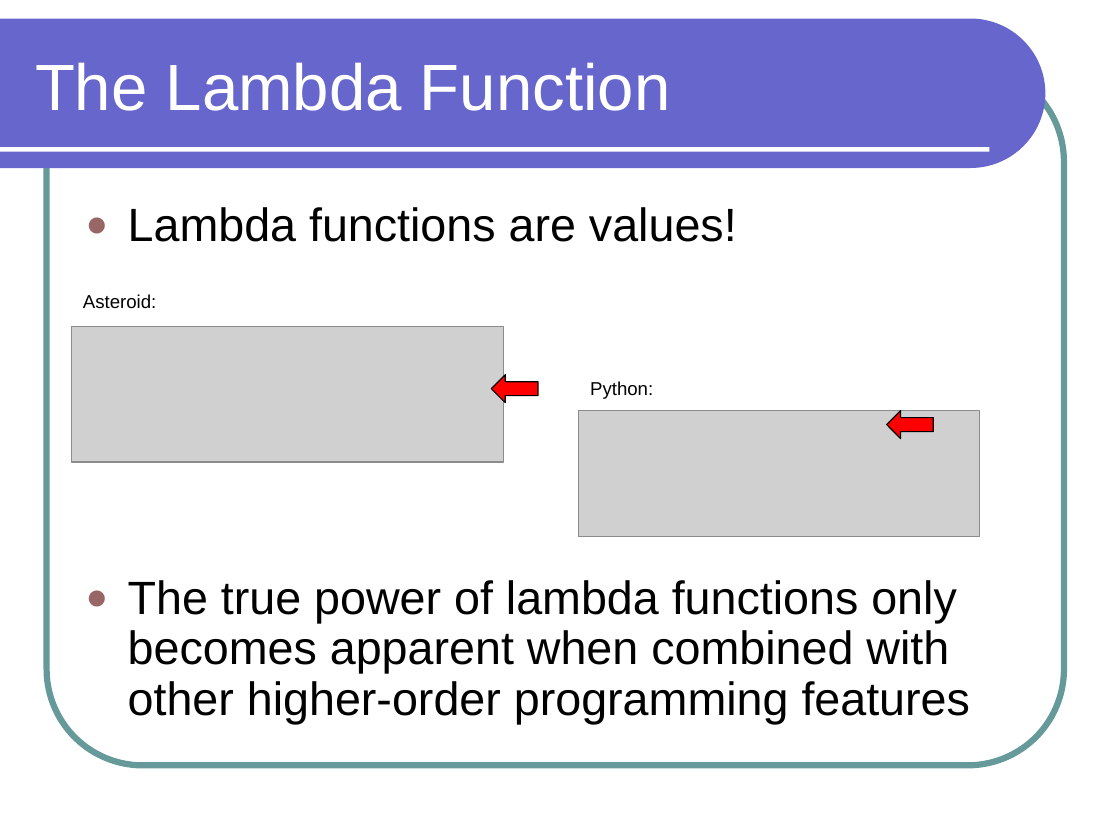
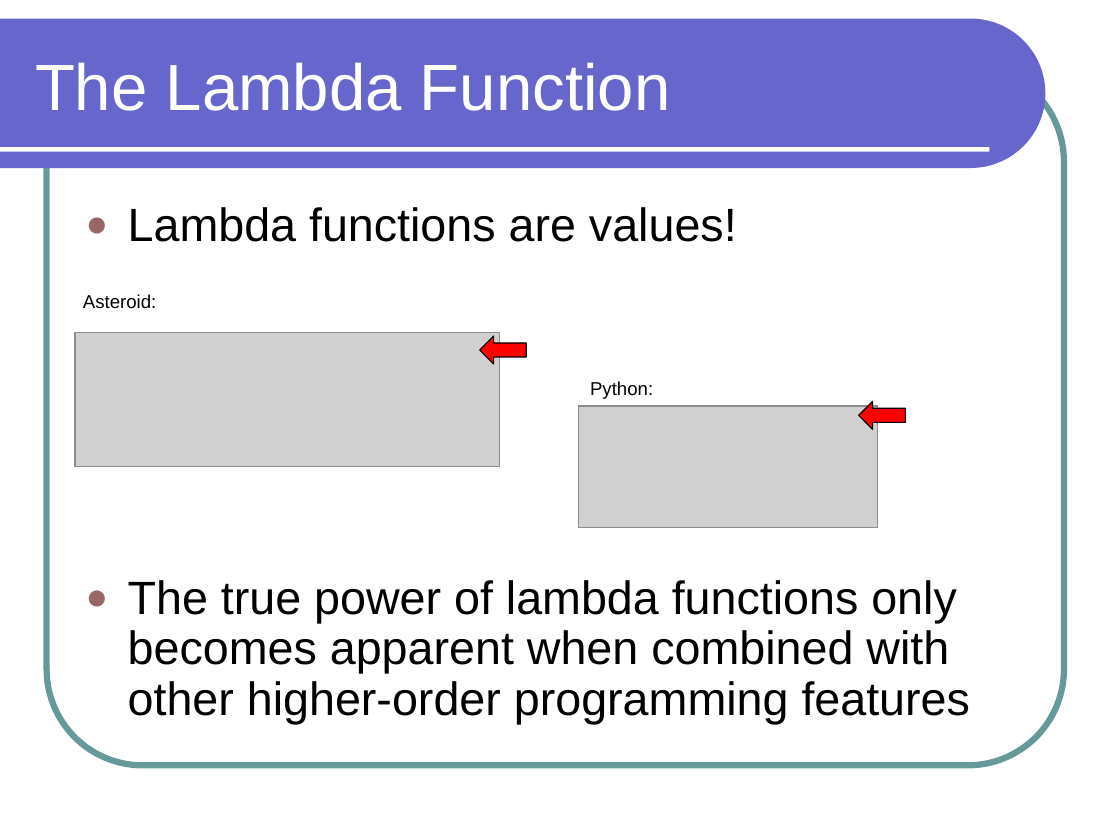
Before and after one commit to lutzhamel/CSC301, a slide deck: slide 8 of notes/csc301-ln014.ppt. Drawn at 1120x840 pixels with LibreOffice and Linux fonts; fonts in the diff are those of the drawing; grey boxes stand for pictures. Boxes give left, top, right and bottom in pixels: in the first picture for what was removed or moved away, otherwise in the second. Text is boxed around its words. In the diff, an @@ line names an element or a change of style, - is before the commit and + after.

```diff
--- a/notes/csc301-ln014.ppt
+++ b/notes/csc301-ln014.ppt
@@ picture resized from (x1=72, y1=327, x2=504, y2=463) to (x1=75, y1=333, x2=500, y2=467) @@
@@ left arrow at (x1=479, y1=336, x2=526, y2=364): proportions changed @@
@@ left arrow moved from (x1=492, y1=375, x2=539, y2=403) to (x1=479, y1=336, x2=526, y2=364) @@
@@ picture resized from (x1=579, y1=411, x2=980, y2=536) to (x1=579, y1=407, x2=878, y2=528) @@
@@ left arrow moved from (x1=887, y1=411, x2=934, y2=439) to (x1=859, y1=401, x2=906, y2=429) @@
@@ left arrow at (x1=859, y1=401, x2=906, y2=429): proportions changed @@
```
Also in this commit, not shown: 7 other slides changed, 4 slides removed, 14 other files.
